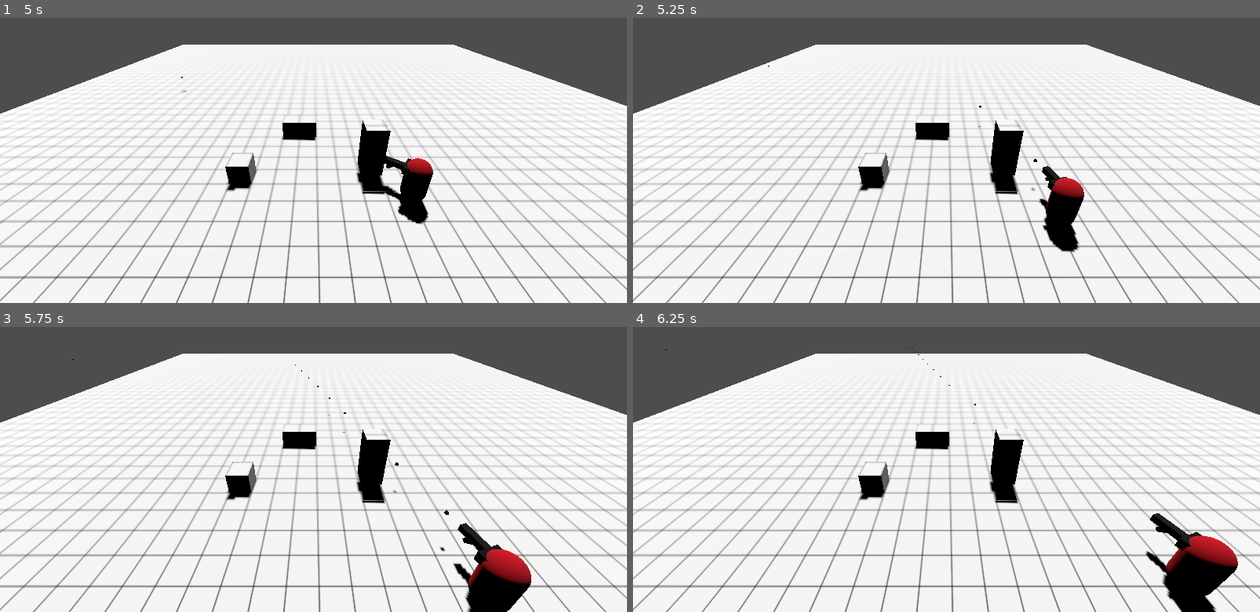
Above: before the commit, frames 1-4 (two rows, left to right).
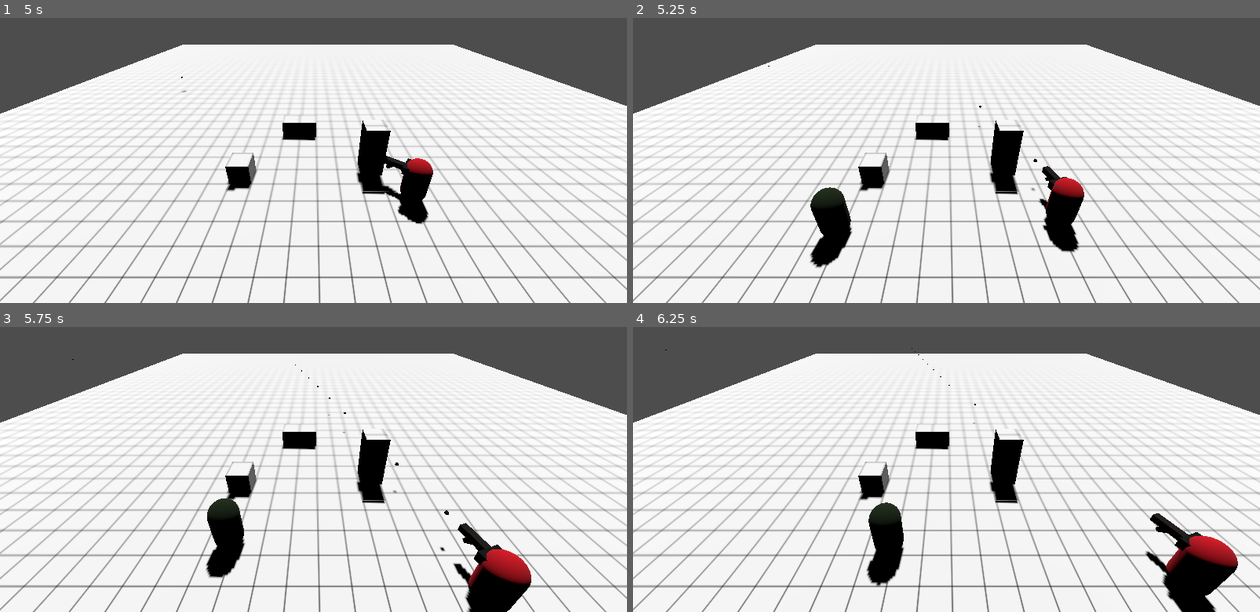
Above: after the commit, the same moments.

Repository: npoy/3d-roguelike-poc
Game: Godot game, scene res://level.tscn
Same seed, same stepped clock (60 frames per second), same inputs: the game is played once before the commit and once after it.
Inputs (mouse positions are in pixels of both pictures, inside the frame that each line leads up to):
- Up to frame 1 (5 s): tap Enter (ui_accept) at 0.5, 0.77, 1.52, 3.02, 3.77, 4.52 s; move the mouse to (451, 109) at 0.52 s; press the mouse at (451, 109) at 0.53 s; hold Right (ui_right) 0.53-1.28 s; move the mouse to (188, 143) at 1.27 s; release the mouse at (188, 143) at 1.28 s; hold Down (ui_down) 1.28-2.03 s; click (188, 143) at 1.35 s; move the mouse to (376, 49) at 2.02 s; press the mouse at (376, 49) at 2.03 s; hold Right (ui_right) 2.03-2.78 s; move the mouse to (282, 197) at 2.77 s; release the mouse at (282, 197) at 2.78 s; hold Up (ui_up) 2.78-3.53 s; click (282, 197) at 2.85 s; move the mouse to (501, 180) at 3.52 s; press the mouse at (501, 180) at 3.53 s; hold Left (ui_left) from 3.53 s (still down); move the mouse to (125, 75) at 4.27 s; release the mouse at (125, 75) at 4.28 s; click (125, 75) at 4.35 s
- Up to frame 2 (5.25 s): move the mouse to (977, 126) at 5.02 s; release Left (ui_left) at 5.03 s; press the mouse at (977, 126) at 5.03 s; hold Down (ui_down) from 5.03 s (still down)
- Up to frame 3 (5.75 s): keep holding Down (ui_down)
- Up to frame 4 (6.25 s): move the mouse to (852, 346) at 5.77 s; release Down (ui_down) at 5.78 s; release the mouse at (852, 346) at 5.78 s; hold Right (ui_right) from 5.78 s (still down); click (852, 346) at 5.85 s; tap Enter (ui_accept) at 6.02 s

Frame 1 is identical in both runs. In frame 2, 1.3% of the frame differs, in the area x 28-36%, y 59-88%; in frame 3, 1.3%; in frame 4, 1.3%.
Error before the commit: Invalid call. Nonexistent function 'get_childrens' in base 'Node'. (res://spawner.gd:14)

Commit message:
Fixed enemy spawner -WIP-

Diff:
--- /dev/null
+++ b/Scripts/spawner.gd
@@ -0,0 +1,28 @@
+extends Node
+
+@export var enemy: PackedScene
+@export var waves: Array[Wave]
+@onready var timer: Timer = $Timer
+var current_wave: Wave
+var current_wave_index: int = 0
+var spawned_enemies: int = 0
+
+# Called when the node enters the scene tree for the first time.
+func _ready():
+	start_wave()
+
+func start_wave() -> void:
+	spawned_enemies = 0
+	current_wave_index = randi_range(0, waves.size() - 1)
+	current_wave = waves[current_wave_index]
+	timer.wait_time = current_wave.spawn_time
+	timer.start()
+
+func _on_timer_timeout():
+	if (spawned_enemies == current_wave.enemies_qty):
+		start_wave()
+
+	if (current_wave.enemies_qty > spawned_enemies):
+		var newEnemy = enemy.instantiate()
+		get_parent().add_child(newEnemy)
+		spawned_enemies += 1
--- a/Waves/wave.gd
+++ b/Scripts/wave.gd
@@ -7,4 +7,3 @@
 """
 @export var enemies_qty: int = 3
 @export var spawn_time: int = 2
-var spawned_enemies: int = 0
--- a/Waves/wave_1.tres
+++ b/Scripts/wave_1.tres
@@ -1,8 +1,8 @@
 [gd_resource type="Resource" script_class="Wave" load_steps=2 format=3 uid="uid://mjby2ur0a86v"]
 
-[ext_resource type="Script" path="res://Waves/wave.gd" id="1_h27ex"]
+[ext_resource type="Script" path="res://Scripts/wave.gd" id="1_h27ex"]
 
 [resource]
 script = ExtResource("1_h27ex")
-enemies_qty = 10
+enemies_qty = 5
 spawn_time = 1
--- /dev/null
+++ b/Scripts/wave_2.tres
@@ -0,0 +1,8 @@
+[gd_resource type="Resource" script_class="Wave" load_steps=2 format=3 uid="uid://ccswwastnge2k"]
+
+[ext_resource type="Script" path="res://Scripts/wave.gd" id="1_bevss"]
+
+[resource]
+script = ExtResource("1_bevss")
+enemies_qty = 1
+spawn_time = 5
--- /dev/null
+++ b/Scripts/wave_3.tres
@@ -0,0 +1,8 @@
+[gd_resource type="Resource" script_class="Wave" load_steps=2 format=3 uid="uid://wkxo7j2wpn18"]
+
+[ext_resource type="Script" path="res://Scripts/wave.gd" id="1_b0ai6"]
+
+[resource]
+script = ExtResource("1_b0ai6")
+enemies_qty = 2
+spawn_time = 10
--- a/level.tscn
+++ b/level.tscn
@@ -1,11 +1,13 @@
-[gd_scene load_steps=8 format=3 uid="uid://ypd2w5ewo5cd"]
+[gd_scene load_steps=10 format=3 uid="uid://ypd2w5ewo5cd"]
 
 [ext_resource type="Script" path="res://main.gd" id="1_n2rh3"]
 [ext_resource type="PackedScene" uid="uid://befkpl350d4q1" path="res://enemy.tscn" id="2_xk1of"]
 [ext_resource type="PackedScene" uid="uid://ce40ckc3nyoch" path="res://player.tscn" id="3_wcndh"]
 [ext_resource type="Material" uid="uid://bck5r6c8y4ytx" path="res://level_grid.tres" id="4_shh42"]
-[ext_resource type="Script" path="res://spawner.gd" id="5_y63bn"]
-[ext_resource type="Script" path="res://Waves/wave.gd" id="6_o27c5"]
+[ext_resource type="Script" path="res://Scripts/spawner.gd" id="5_y63bn"]
+[ext_resource type="Resource" uid="uid://mjby2ur0a86v" path="res://Scripts/wave_1.tres" id="6_hoyt2"]
+[ext_resource type="Resource" uid="uid://ccswwastnge2k" path="res://Scripts/wave_2.tres" id="7_6ysiw"]
+[ext_resource type="Resource" uid="uid://wkxo7j2wpn18" path="res://Scripts/wave_3.tres" id="8_joqn7"]
 
 [sub_resource type="NavigationMesh" id="NavigationMesh_mcqm7"]
 vertices = PackedVector3Array(0.0829582, -0.24378, -4.29107, 1.58296, -0.24378, -4.29107, 1.83296, -0.24378, -5.79107,  …(1970 unchanged characters)…
@@ -52,22 +54,8 @@
 [node name="Spawner" type="Node3D" parent="."]
 script = ExtResource("5_y63bn")
 enemy = ExtResource("2_xk1of")
+waves = Array[Resource("res://Scripts/wave.gd")]([ExtResource("6_hoyt2"), ExtResource("7_6ysiw"), ExtResource("8_joqn7")])
 
 [node name="Timer" type="Timer" parent="Spawner"]
 
-[node name="Waves" type="Node" parent="Spawner"]
-
-[node name="Wave" type="Node" parent="Spawner/Waves"]
-script = ExtResource("6_o27c5")
-
-[node name="Wave2" type="Node" parent="Spawner/Waves"]
-script = ExtResource("6_o27c5")
-enemies_qty = 5
-spawn_time = 1
-
-[node name="Wave3" type="Node" parent="Spawner/Waves"]
-script = ExtResource("6_o27c5")
-enemies_qty = 10
-spawn_time = 5
-
 [connection signal="timeout" from="Spawner/Timer" to="Spawner" method="_on_timer_timeout"]
--- a/spawner.gd
+++ /dev/null
@@ -1,25 +0,0 @@
-extends Node
-
-@export var enemy: PackedScene
-@onready var timer: Timer = $Timer
-#@export var enemies_qty: int = 3
-#@export var spawn_time: int = 2
-#var spawned_enemies: int = 0
-
-@export var waves: Array[Wave] = []
-var current_wave: Wave
-
-# Called when the node enters the scene tree for the first time.
-func _ready():
-	waves = $Waves.get_childrens()
-	#timer.wait_time = spawn_time
-	timer.start()
-
-func _on_timer_timeout():
-	#if (spawned_enemies == enemies_qty):
-		#spawned_enemies = 0
-
-	#if (enemies_qty > spawned_enemies):
-		var newEnemy = enemy.instantiate()
-		get_parent().add_child(newEnemy)
-		#spawned_enemies += 1
